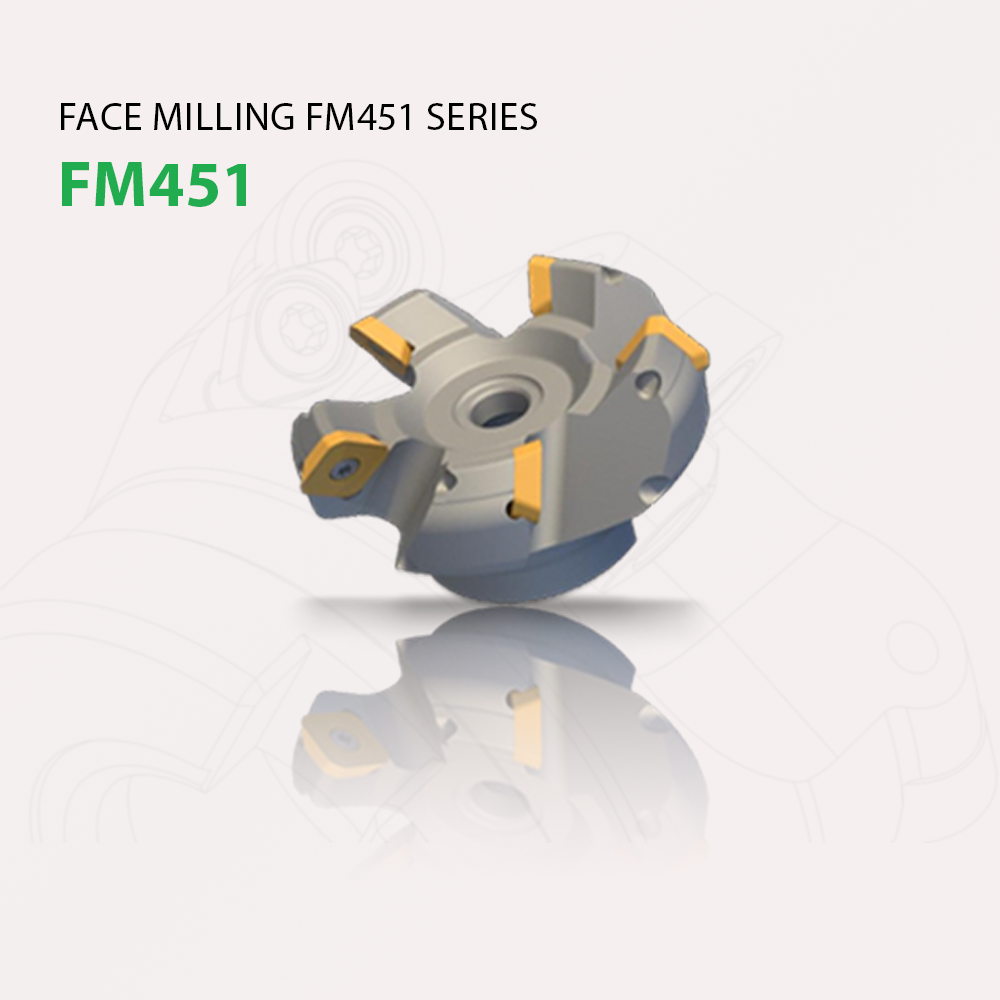
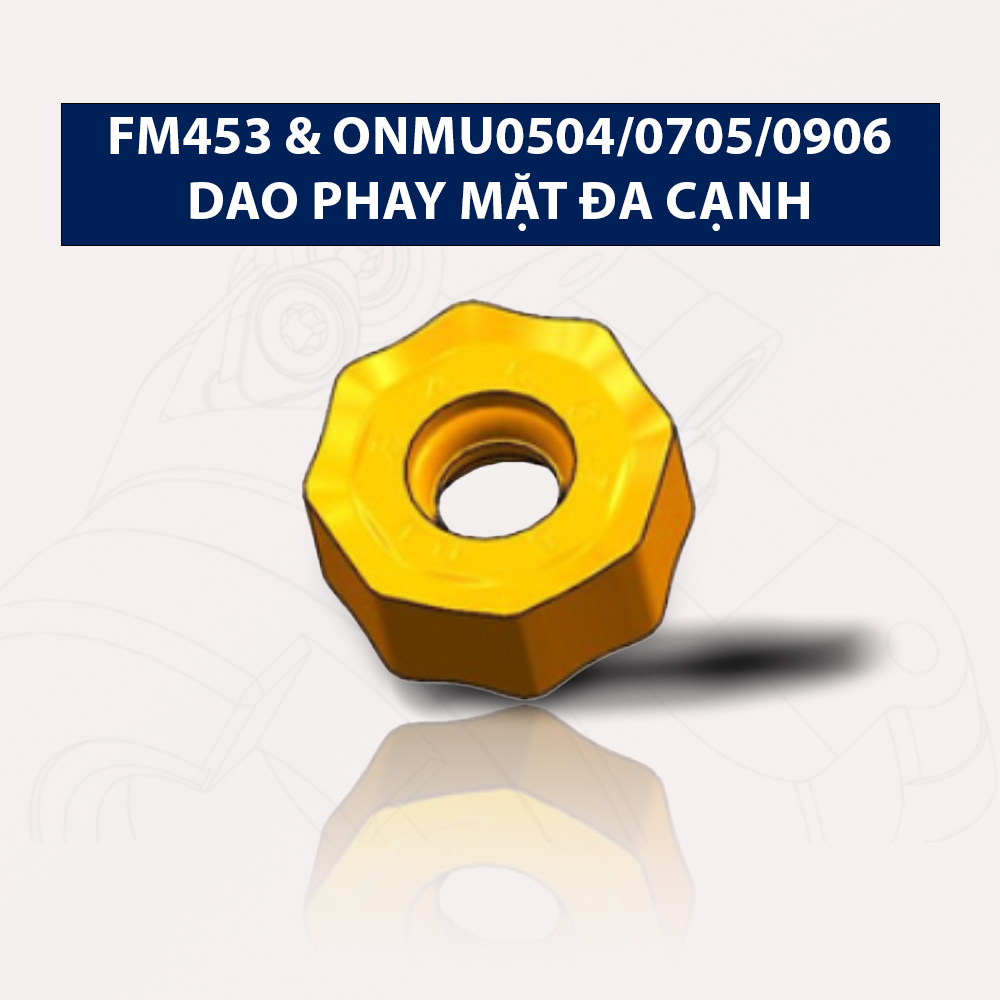
Layer changes from the first w=1000, h=1000 image to the second:
added layer "overlay" (1st of 2) (overlay, 20%) above "Layer 20 copy 3" over <box>301,297,698,702</box>
added layer "Layer 20 copy 3" above "Layer 20 copy 2" over <box>301,297,698,702</box>
added layer "Layer 20 copy 2" above "Layer 20 copy" over <box>301,703,697,951</box>
added layer "Layer 20 copy" above "Layer 20" over <box>388,610,901,729</box>
added layer "Layer 20" (50%) above "FM453 & ONMU0504/0705/0906 Dao Phay Mặt Đa Cạnh" over <box>298,504,704,732</box>
renamed "FM451 milling insert copy" to "FM453 & ONMU0504/0705/0906 Dao Phay Mặt Đa Cạnh", moved it out of group "Face milling FM451 series", painted on it over <box>61,103,891,231</box>
moved "Rectangle 1" out of group "hinh-dai-dien copy", painted on it over <box>61,103,940,246</box>
removed group "holder-anh-san-pham" (3 layers) from group "01-sekt12t3-fm451.seo" over <box>61,103,717,900</box>
renamed "Face milling FM451 series" to "Face milling FM453 series", moved it into group "holder-specs-fm453-P1", painted on it over <box>62,103,537,130</box>
renamed "FM451 copy 3" to "FM453", moved it into group "holder-specs-fm453-P1", painted on it over <box>62,162,254,207</box>
removed layer "holder fm451 copy" from group "holder-anh-san-pham" over <box>289,253,717,900</box>